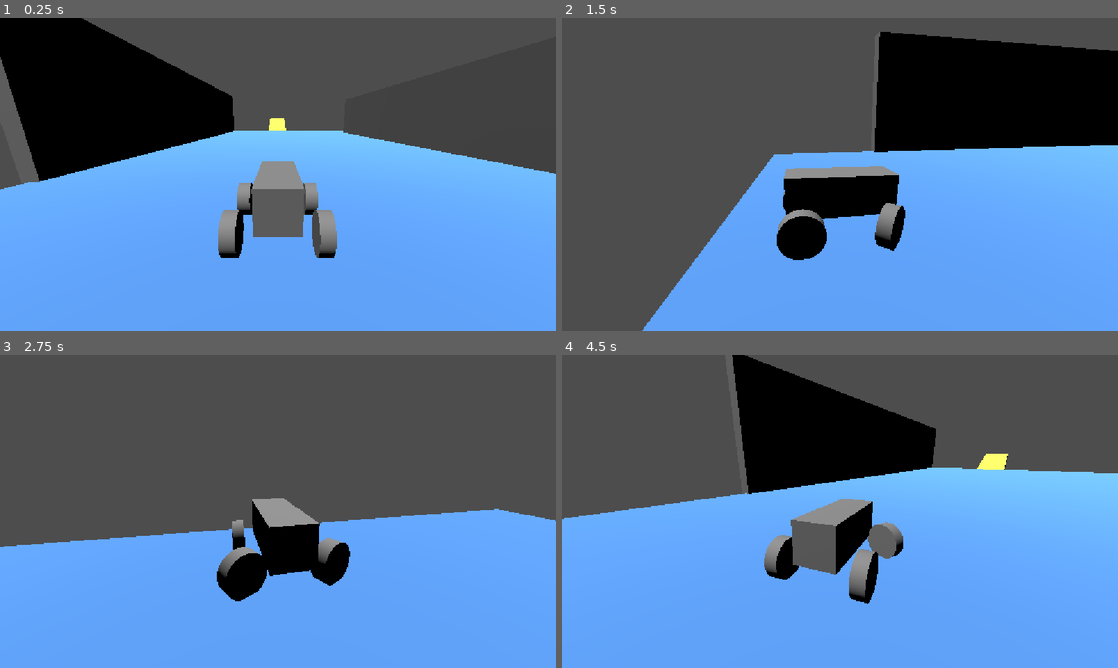
Above: before the commit, frames 1-4 (two rows, left to right).
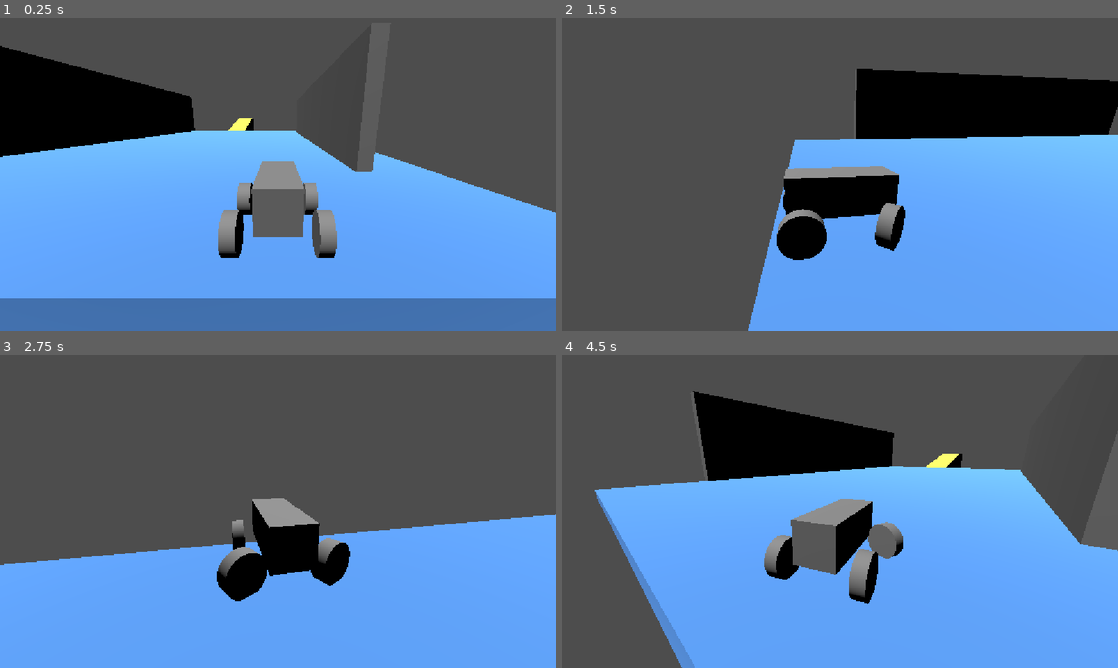
Above: after the commit, the same moments.

Repository: MauroEscalante-Hub/Linea-San-Gnomo
Game: Godot game, scene res://escena_para_pruebas.tscn
The game is run twice, just before and just after one commit, with the same random seed, the same clock (stepped at 60 frames per second) and the same inputs. The project has no main scene, so this scene is started directly.
Inputs:
- Up to frame 1 (0.25 s): no input
- Up to frame 2 (1.5 s): hold D (derecha) 0.53-1.28 s; tap S (frenar) at 0.6, 1.35 s; hold A (izquierda) from 1.28 s (still down)
- Up to frame 3 (2.75 s): release A (izquierda) at 2.03 s; hold D (derecha) from 2.03 s (still down); tap S (frenar) at 2.1 s
- Up to frame 4 (4.5 s): release D (derecha) at 2.78 s; hold W (avanzar) 2.78-3.53 s; tap S (frenar) at 2.85, 3.6, 4.35 s; hold A (izquierda) from 3.53 s (still down)

The runs differ from the first frame. In frame 1, 24% of the frame differs, in the area x 0-100%, y 0-100%; in frame 2, 14%; in frame 3, 3.6%; in frame 4, 20%.

Commit message:
mas pruebas
mas pruebas para la pared

Diff:
--- a/escena_para_pruebas.tscn
+++ b/escena_para_pruebas.tscn
@@ -32,7 +32,7 @@
 size = Vector3(1, 10.396973, 50)
 
 [node name="jugador" parent="." unique_id=1604139032 instance=ExtResource("1_r8nmx")]
-transform = Transform3D(1, 0, 0, 0, 1, 0, 0, 0, 1, 0, 2.198421, 0)
+transform = Transform3D(1, 0, 0, 0, 1, 0, 0, 0, 1, 12.010979, 2.198421, 1.4303617)
 
 [node name="DirectionalLight3D" type="DirectionalLight3D" parent="." unique_id=872906465]
 transform = Transform3D(0.20545253, 0.9629557, -0.17465837, -0.31475925, 0.23400037, 0.91987526, 0.9266692, -0.13401537, 0.35117525, -5.910654, 5.324602, 4.6082563)
--- a/escenas/jugador/jugador.gd
+++ b/escenas/jugador/jugador.gd
@@ -15,10 +15,16 @@
 	engine_force = Input.get_axis("frenar", "avanzar") * engine_power
 
 	if detector_derecho.is_colliding():
-		print("se detecto algo, soy derecho")
+		#print("se detecto algo, soy derecho")
 		var normal = detector_derecho.get_collision_normal()
-		print(normal)
+		var direccion_pared = normal.cross(Vector3.UP)
+
+		print("[velocidad] ",linear_velocity)
+		print("[direccion pared] ", direccion_pared)
+
 	if detector_izquierdo.is_colliding():
-		print("se detecto algo, soy izquierdo")
-		var normal = detector_izquierdo.get_collision_normal()
-		print(normal)
+		#print("se detecto algo, soy izquierdo")
+		#var normal = detector_izquierdo.get_collision_normal()
+		#var direccion = normal.cross(Vector3.UP)
+		#print(direccion)
+		print("[izquierdo] ",linear_velocity)
